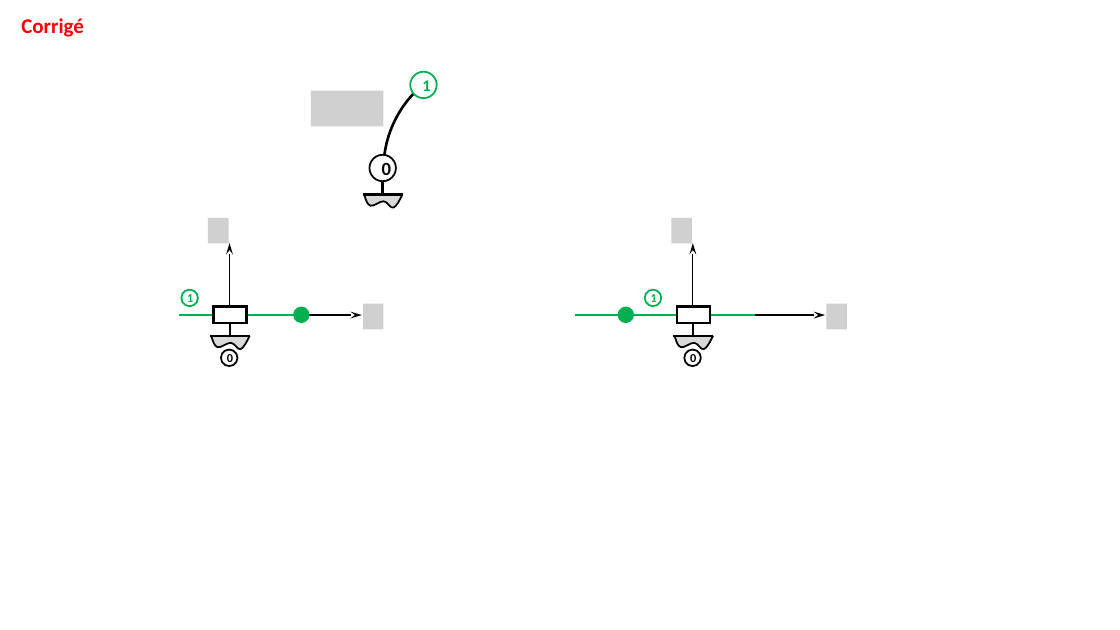
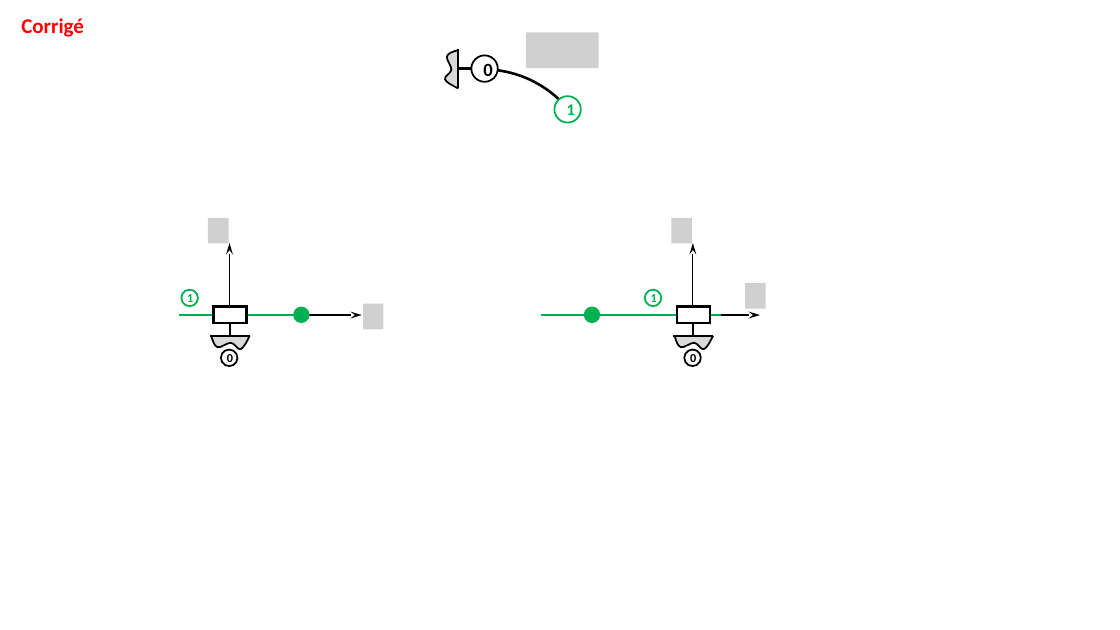
Before and after one commit to xpessoles/ExercicesCompetences, a slide deck: slide 3 of MecanismesDeBase/Figures.pptx. Drawn at 1120x630 pixels with LibreOffice and Linux fonts; fonts in the diff are those of the drawing; grey boxes stand for pictures; background and template pictures are left out. Boxes give left, top, right and bottom in pixels: in the first picture for what was removed or moved away, otherwise in the second. Text is boxed around its words. In the diff, an @@ line names an element or a change of style, - is before the commit and + after.

```diff
--- a/MecanismesDeBase/Figures.pptx
+++ b/MecanismesDeBase/Figures.pptx
@@ freeform shape at (445, 51, 458, 89): rotation 0 to 90 degrees; outline redrawn @@
@@ line moved from (402, 195) - (363, 195) to (458, 88) - (458, 49) @@
@@ ellipse "0": place and size @@
-ellipse "0" at (370, 155, 396, 181)
+ellipse "0" at (471, 55, 497, 82)
@@ picture added at (526, 33, 599, 69) @@
@@ arc (boxed as its full ellipse) at (373, 70, 593, 290): rotation 0 to 90 degrees @@
@@ line moved from (383, 181) - (383, 194) to (471, 69) - (459, 69) @@
@@ picture removed at (311, 91, 384, 127) @@
@@ ellipse "1": place and size @@
-ellipse "1" at (410, 71, 436, 97)
+ellipse "1" at (555, 96, 581, 122)
@@ picture added at (745, 283, 765, 308) @@
@@ line moved from (755, 315) - (576, 315) to (721, 315) - (541, 315) @@
@@ ellipse: place and size @@
-ellipse at (618, 307, 634, 323)
+ellipse at (584, 307, 601, 323)
@@ arrow moved from (693, 315) - (825, 315) to (693, 315) - (760, 315) @@
@@ picture removed at (827, 304, 847, 329) @@
```
Also in this commit, not shown: 1 slide added, 4 other files.
